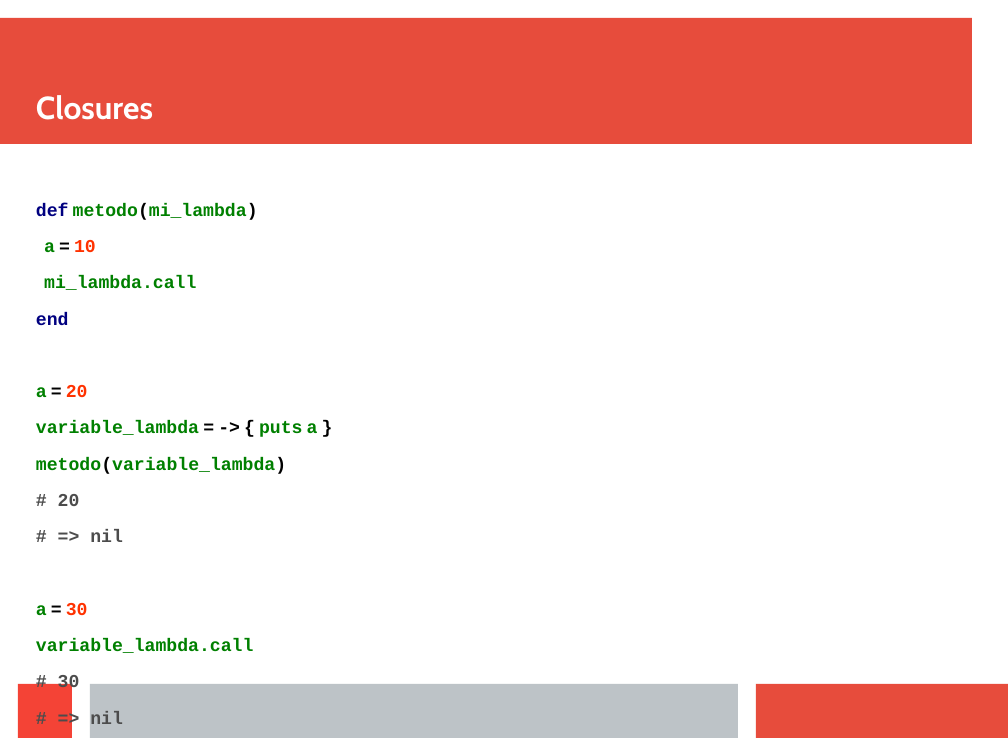
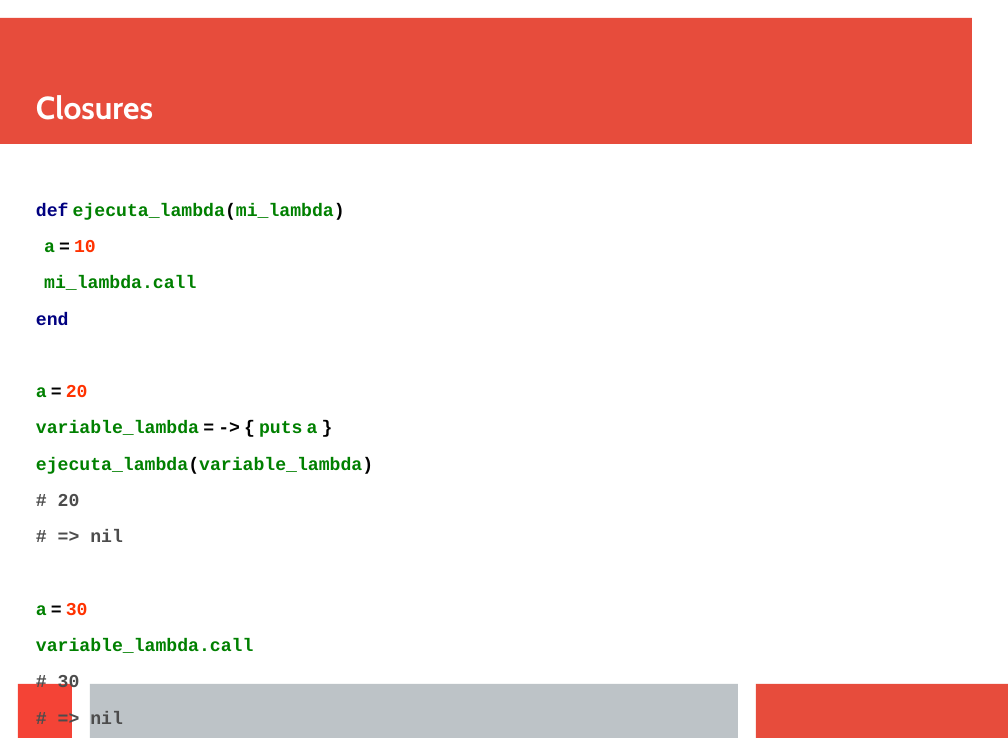
Before and after one commit to oaxacarb/ruby_blocks, a slide deck: slide 30 of 06_presentacion/ruby_blocks.odp. Drawn at 1008x756 pixels with LibreOffice and Linux fonts; fonts in the diff are those of the drawing. Boxes give left, top, right and bottom in pixels: in the first picture for what was removed or moved away, otherwise in the second. Text is boxed around its words. In the diff, an @@ line names an element or a change of style, - is before the commit and + after.

```diff
--- a/06_presentacion/ruby_blocks.odp
+++ b/06_presentacion/ruby_blocks.odp
@@ text at (36,203,345,220): text changed @@
-def metodo(mi_lambda)
+def ejecuta_lambda(mi_lambda)
@@ text at (36,457,373,474): text changed @@
-metodo(variable_lambda)
+ejecuta_lambda(variable_lambda)
```
Also in this commit, not shown: 4 other slides changed, 3 other files.
